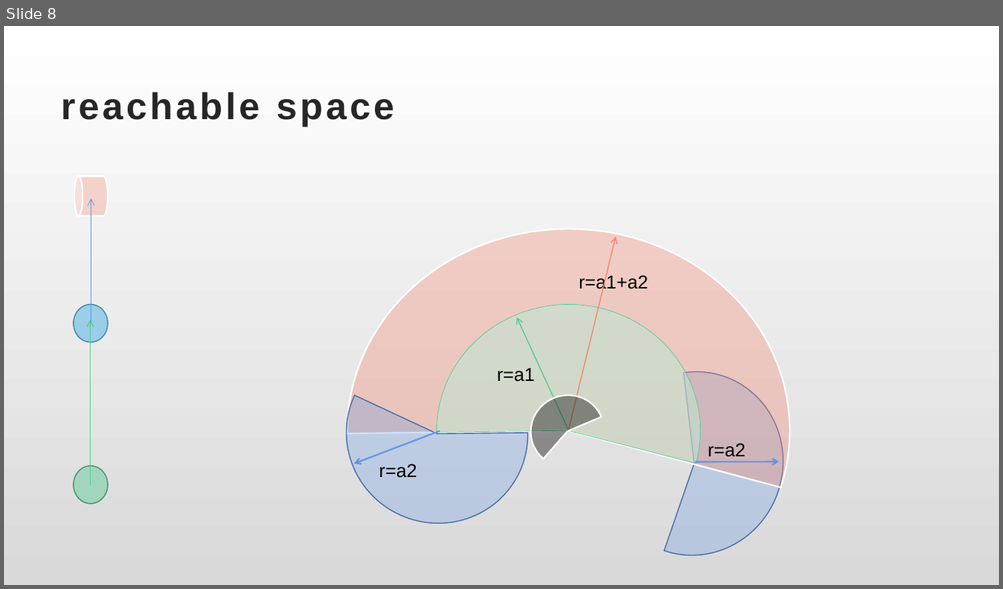
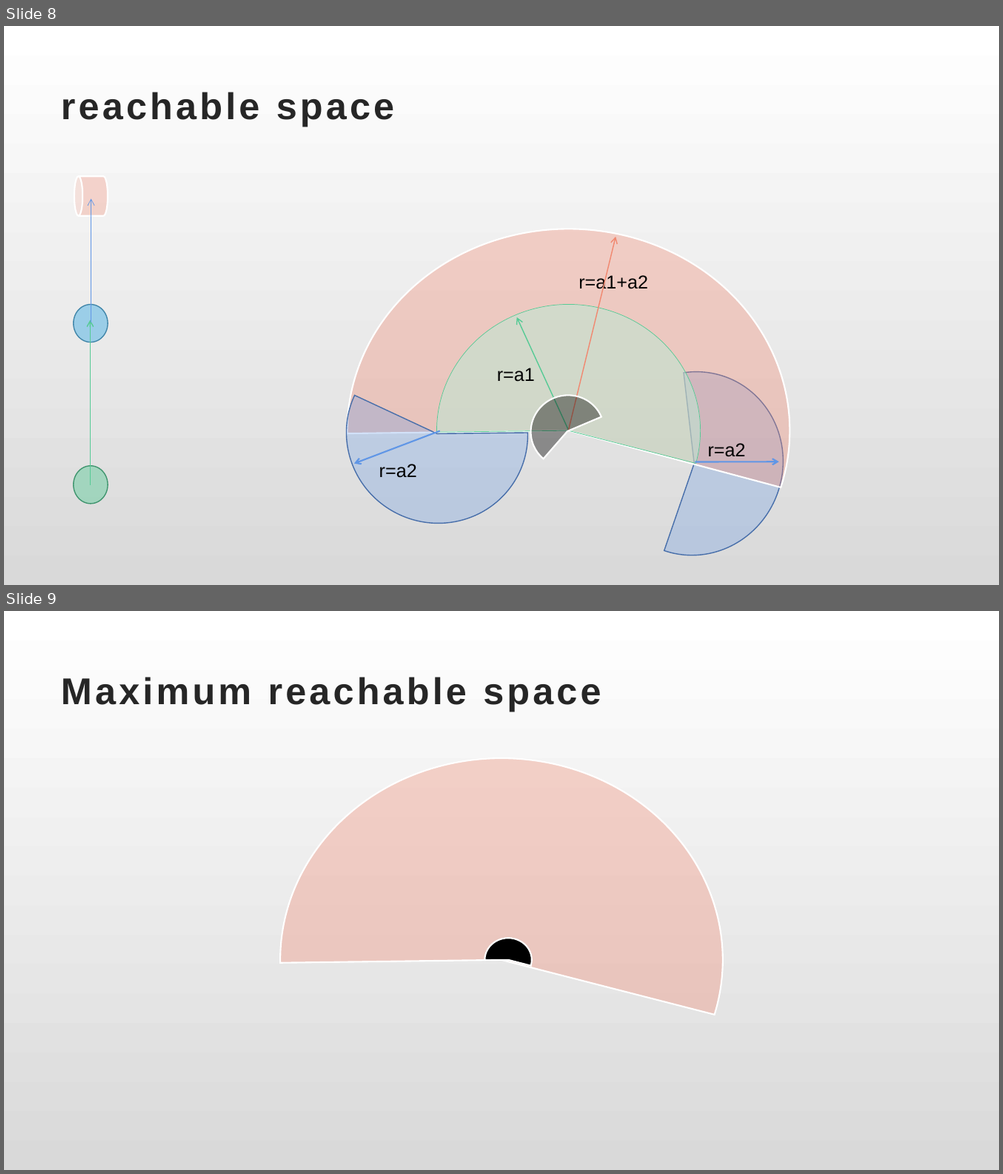
Before and after one commit to linliawxm/RobotArm, a slide deck: RobotArm.pptx. Shown one above the other, each under a label of ours: slide 8 before the commit, slides 8 and 9 after it. The pictures are 1003x589 and 1003x1174 pixels, drawn with LibreOffice and Linux fonts; fonts in the diff are those of the drawing. Boxes give left, top, right and bottom in pixels: in the first picture for what was removed or moved away, otherwise in the second. Text is boxed around its words. In the diff, an @@ line names an element or a change of style, - is before the commit and + after.

```diff
--- a/RobotArm.pptx
+++ b/RobotArm.pptx
@@ slide 9 added at bbox=[4, 611, 999, 1170], background gradient #FFFFFF to #D9D9D9 @@
@@ title added at bbox=[61, 677, 600, 712], 36 pt, text #262626, bold @@
+Maximum reachable space
@@ pie slice (boxed as its full ellipse) added at bbox=[280, 759, 723, 1162], fill #F18870 at 34% opacity, outline #FFFFFF 1.5 pt @@
@@ pie slice (boxed as its full ellipse) added at bbox=[484, 939, 532, 982], fill #000000, outline #FFFFFF 1.5 pt @@
```
Also in this commit, not shown: 1 slide changed, 6 other files.
